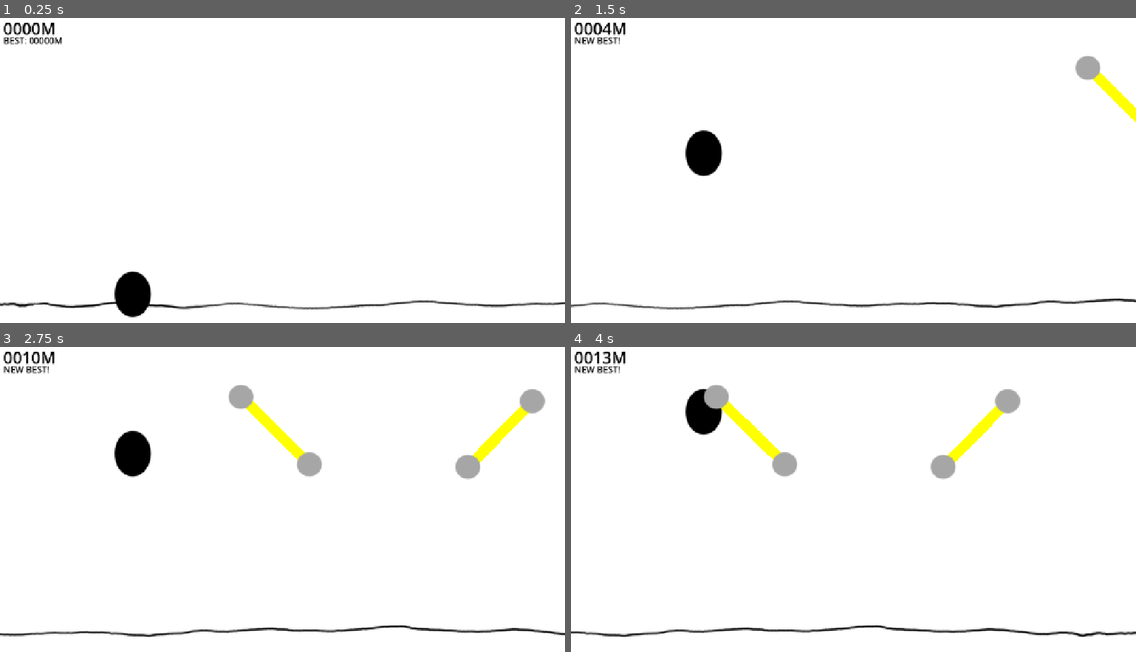
Above: before the commit, frames 1-4 (two rows, left to right).
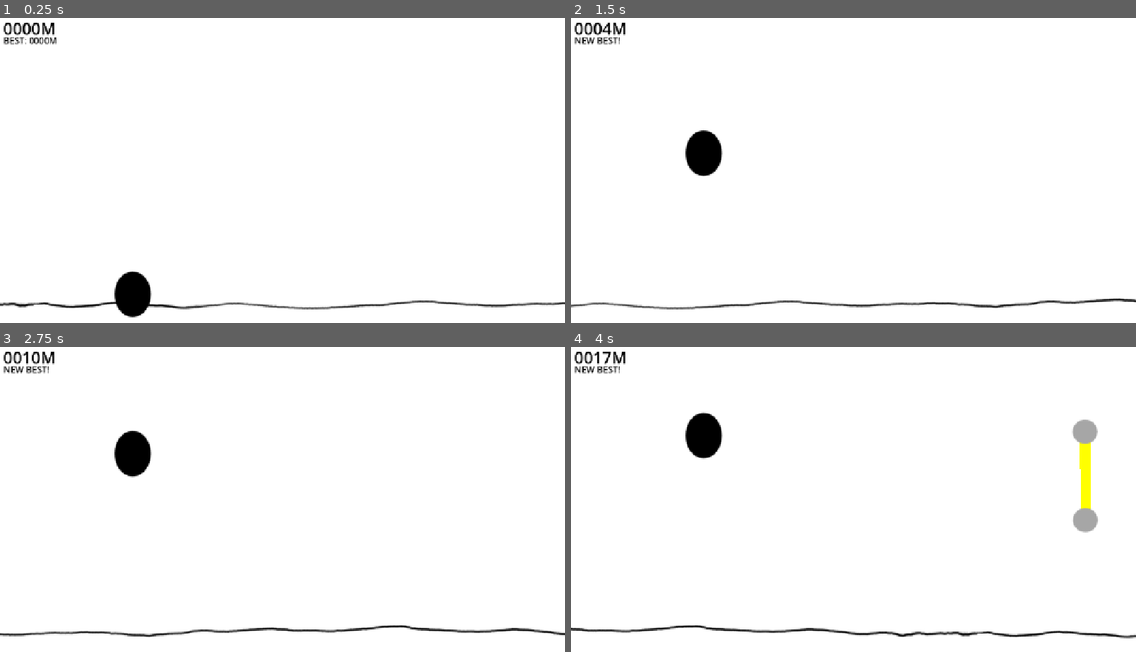
Above: after the commit, the same moments.

Repository: snowfrogdev/jetpack-joyride-clone
Game: Godot game, scene res://main.tscn
The game is run twice, just before and just after one commit, with the same random seed, the same clock (stepped at 60 frames per second) and the same inputs.
Inputs:
- Up to frame 1 (0.25 s): no input
- Up to frame 2 (1.5 s): tap Enter (ui_accept) at 0.5, 0.77 s; hold Space (Boost) 0.53-1.28 s; tap Space (Boost) at 1.35 s
- Up to frame 3 (2.75 s): tap Enter (ui_accept) at 1.52 s; hold Space (Boost) from 2.03 s (still down)
- Up to frame 4 (4 s): release Space (Boost) at 2.78 s; tap Space (Boost) at 2.85 s; tap Enter (ui_accept) at 3.02, 3.77 s; hold Space (Boost) from 3.53 s (still down)

The runs differ from the first frame. In frame 1, less than 0.1% of the frame differs, in the area x 8-11%, y 6-9%; in frame 2, 0.6%; in frame 3, 2.0%; in frame 4, 5.6%, in the area x 0-100%, y 1-96%.

Commit message:
Refactor segment data and scene files; update difficulty range and add base segment structure

Diff:
--- a/distance_container.gd
+++ b/distance_container.gd
@@ -18,7 +18,7 @@
     current_label.text = "%04dM" % distance
 
 func _on_best_distance_changed(best: int) -> void:
-    best_label.text = "BEST: %05dM" % best
+    best_label.text = "BEST: %04dM" % best
 
 func _on_best_distance_surpassed() -> void:
     best_label.text = "NEW BEST!"
--- a/main.tscn
+++ b/main.tscn
@@ -13,7 +13,8 @@
 [ext_resource type="Script" uid="uid://csgql76sts8g3" path="res://segments/segment_manager.gd" id="6_7mycd"]
 [ext_resource type="Script" uid="uid://cglocerhnoy71" path="res://states/game_over.gd" id="6_yaehf"]
 [ext_resource type="Script" uid="uid://br5us4obed0iq" path="res://segments/segment_data.gd" id="7_5vw27"]
-[ext_resource type="Resource" uid="uid://cp5pxscj5s8by" path="res://segments/segment_01_data.tres" id="8_kek77"]
+[ext_resource type="Resource" uid="uid://cp5pxscj5s8by" path="res://segments/segment_00_data.tres" id="8_kek77"]
+[ext_resource type="Resource" uid="uid://dbvvugvcvpset" path="res://segments/segment_01_data.tres" id="10_2cqfq"]
 [ext_resource type="Script" uid="uid://brtwg7tjkqk4k" path="res://distance_container.gd" id="15_vivmo"]
 
 [sub_resource type="CapsuleShape2D" id="CapsuleShape2D_lquwl"]
@@ -91,7 +92,7 @@
 
 [node name="SegmentManager" type="Node2D" parent="Game"]
 script = ExtResource("6_7mycd")
-segments = Array[ExtResource("7_5vw27")]([ExtResource("8_kek77")])
+segments = Array[ExtResource("7_5vw27")]([ExtResource("8_kek77"), ExtResource("10_2cqfq")])
 metadata/_edit_lock_ = true
 
 [node name="StateMachine" type="Node" parent="." node_paths=PackedStringArray("initial_state")]
--- /dev/null
+++ b/segments/base_segment.gd
@@ -0,0 +1 @@
+class_name BaseSegment extends Node2D
--- /dev/null
+++ b/segments/base_segment.tscn
@@ -0,0 +1,33 @@
+[gd_scene load_steps=4 format=3 uid="uid://cypn3paix6woh"]
+
+[ext_resource type="Script" uid="uid://b1nx37lp1nps4" path="res://segments/base_segment.gd" id="1_fktru"]
+[ext_resource type="PackedScene" uid="uid://bofack50w2ncn" path="res://hazards/sun_core_relays.tscn" id="2_5lci2"]
+
+[sub_resource type="RectangleShape2D" id="RectangleShape2D_jpvwc"]
+size = Vector2(208.501, 24)
+
+[node name="BaseSegment" type="Node2D"]
+script = ExtResource("1_fktru")
+metadata/_edit_horizontal_guides_ = [720.0]
+
+[node name="EndMarker" type="Marker2D" parent="."]
+position = Vector2(1280, 325)
+gizmo_extents = 55.0
+
+[node name="SunCoreRelays" parent="." instance=ExtResource("2_5lci2")]
+position = Vector2(1043.75, 389.25)
+
+[node name="Beam" parent="SunCoreRelays" index="0"]
+points = PackedVector2Array(-0.25, 104.25, 0.25, -104.25)
+
+[node name="StartNode" parent="SunCoreRelays" index="1"]
+position = Vector2(-0.25, 104.25)
+
+[node name="EndNode" parent="SunCoreRelays" index="2"]
+position = Vector2(0.25, -104.25)
+
+[node name="CollisionShape2D" parent="SunCoreRelays/Collider" index="0"]
+rotation = -1.5684
+shape = SubResource("RectangleShape2D_jpvwc")
+
+[editable path="SunCoreRelays"]
--- /dev/null
+++ b/segments/segment_00.tscn
@@ -0,0 +1,29 @@
+[gd_scene load_steps=3 format=3 uid="uid://8qxgetyqsglm"]
+
+[ext_resource type="PackedScene" uid="uid://cypn3paix6woh" path="res://segments/base_segment.tscn" id="1_lpegg"]
+
+[sub_resource type="RectangleShape2D" id="RectangleShape2D_lpegg"]
+size = Vector2(200.625, 24)
+
+[node name="Segment00" instance=ExtResource("1_lpegg")]
+
+[node name="EndMarker" parent="." index="0"]
+position = Vector2(4779, 344)
+
+[node name="SunCoreRelays" parent="." index="1"]
+position = Vector2(3737.94, 398.313)
+
+[node name="Beam" parent="SunCoreRelays" index="0"]
+points = PackedVector2Array(-0.0625, 100.313, 0.0625, -100.313)
+
+[node name="StartNode" parent="SunCoreRelays" index="1"]
+position = Vector2(-0.0625, 100.313)
+
+[node name="EndNode" parent="SunCoreRelays" index="2"]
+position = Vector2(0.0625, -100.313)
+
+[node name="CollisionShape2D" parent="SunCoreRelays/Collider" index="0"]
+rotation = -1.57017
+shape = SubResource("RectangleShape2D_lpegg")
+
+[editable path="SunCoreRelays"]
--- /dev/null
+++ b/segments/segment_00_data.tres
@@ -0,0 +1,10 @@
+[gd_resource type="Resource" script_class="SegmentData" load_steps=3 format=3 uid="uid://cp5pxscj5s8by"]
+
+[ext_resource type="Script" uid="uid://br5us4obed0iq" path="res://segments/segment_data.gd" id="1_li5un"]
+[ext_resource type="PackedScene" uid="uid://8qxgetyqsglm" path="res://segments/segment_00.tscn" id="2_lvdcq"]
+
+[resource]
+script = ExtResource("1_li5un")
+segment_scene = ExtResource("2_lvdcq")
+difficulty = 0.0
+metadata/_custom_type_script = "uid://br5us4obed0iq"
--- a/segments/segment_01.tscn
+++ b/segments/segment_01.tscn
@@ -1,71 +1,70 @@
-[gd_scene load_steps=5 format=3 uid="uid://i6vmtuqvh0wg"]
+[gd_scene load_steps=6 format=3 uid="uid://d3nhndo0ehdml"]
 
-[ext_resource type="PackedScene" uid="uid://bofack50w2ncn" path="res://hazards/sun_core_relays.tscn" id="1_odgxk"]
-
-[sub_resource type="RectangleShape2D" id="RectangleShape2D_odgxk"]
-size = Vector2(217.793, 24)
-
-[sub_resource type="RectangleShape2D" id="RectangleShape2D_8xfd5"]
-size = Vector2(208.607, 24)
+[ext_resource type="PackedScene" uid="uid://cypn3paix6woh" path="res://segments/base_segment.tscn" id="1_odgxk"]
+[ext_resource type="PackedScene" uid="uid://bofack50w2ncn" path="res://hazards/sun_core_relays.tscn" id="2_8xfd5"]
 
 [sub_resource type="RectangleShape2D" id="RectangleShape2D_1q7se"]
-size = Vector2(208.243, 24)
+size = Vector2(200.251, 24)
 
-[node name="Segment01" type="Node2D"]
-metadata/_edit_horizontal_guides_ = [720.0]
+[sub_resource type="RectangleShape2D" id="RectangleShape2D_0utlg"]
+size = Vector2(200.251, 24)
 
-[node name="EndMarker" type="Marker2D" parent="."]
-position = Vector2(1504, 354)
-gizmo_extents = 55.0
+[sub_resource type="RectangleShape2D" id="RectangleShape2D_g8aq3"]
+size = Vector2(142.125, 24)
 
-[node name="SunCoreRelays" parent="." instance=ExtResource("1_odgxk")]
-position = Vector2(235.5, 190.5)
+[node name="BaseSegment" instance=ExtResource("1_odgxk")]
+
+[node name="EndMarker" parent="." index="0"]
+position = Vector2(4121, 337)
+
+[node name="SunCoreRelays" parent="." index="1"]
+position = Vector2(1402, 293)
 
 [node name="Beam" parent="SunCoreRelays" index="0"]
-points = PackedVector2Array(-77.5, -76.5, 77.5, 76.5)
+points = PackedVector2Array(0.375, 100.125, -0.375, -100.125)
 
 [node name="StartNode" parent="SunCoreRelays" index="1"]
-position = Vector2(-77.5, -76.5)
+position = Vector2(0.375, 100.125)
 
 [node name="EndNode" parent="SunCoreRelays" index="2"]
-position = Vector2(77.5, 76.5)
+position = Vector2(-0.375, -100.125)
 
 [node name="CollisionShape2D" parent="SunCoreRelays/Collider" index="0"]
-rotation = 0.778905
-shape = SubResource("RectangleShape2D_odgxk")
+rotation = -1.57454
+shape = SubResource("RectangleShape2D_1q7se")
 
-[node name="SunCoreRelays2" parent="." instance=ExtResource("1_odgxk")]
-position = Vector2(745, 198)
+[node name="SunCoreRelays3" parent="." index="2" instance=ExtResource("2_8xfd5")]
+position = Vector2(3356, 567)
+
+[node name="Beam" parent="SunCoreRelays3" index="0"]
+points = PackedVector2Array(0.375, 100.125, -0.375, -100.125)
+
+[node name="StartNode" parent="SunCoreRelays3" index="1"]
+position = Vector2(0.375, 100.125)
+
+[node name="EndNode" parent="SunCoreRelays3" index="2"]
+position = Vector2(-0.375, -100.125)
+
+[node name="CollisionShape2D" parent="SunCoreRelays3/Collider" index="0"]
+rotation = -1.57454
+shape = SubResource("RectangleShape2D_0utlg")
+
+[node name="SunCoreRelays2" parent="." index="3" instance=ExtResource("2_8xfd5")]
+position = Vector2(2343, 566)
 
 [node name="Beam" parent="SunCoreRelays2" index="0"]
-points = PackedVector2Array(-73, 74.5, 73, -74.5)
+points = PackedVector2Array(0.1875, 71.0625, -0.1875, -71.0625)
 
 [node name="StartNode" parent="SunCoreRelays2" index="1"]
-position = Vector2(-73, 74.5)
+position = Vector2(0.1875, 71.0625)
 
 [node name="EndNode" parent="SunCoreRelays2" index="2"]
-position = Vector2(73, -74.5)
+position = Vector2(-0.1875, -71.0625)
 
 [node name="CollisionShape2D" parent="SunCoreRelays2/Collider" index="0"]
-rotation = -0.795567
-shape = SubResource("RectangleShape2D_8xfd5")
-
-[node name="SunCoreRelays3" parent="." instance=ExtResource("1_odgxk")]
-position = Vector2(1305.5, 557.75)
-
-[node name="Beam" parent="SunCoreRelays3" index="0"]
-points = PackedVector2Array(-73.5, 73.75, 73.5, -73.75)
-
-[node name="StartNode" parent="SunCoreRelays3" index="1"]
-position = Vector2(-73.5, 73.75)
-
-[node name="EndNode" parent="SunCoreRelays3" index="2"]
-position = Vector2(73.5, -73.75)
-
-[node name="CollisionShape2D" parent="SunCoreRelays3/Collider" index="0"]
-rotation = -0.787096
-shape = SubResource("RectangleShape2D_1q7se")
+rotation = -1.57343
+shape = SubResource("RectangleShape2D_g8aq3")
 
 [editable path="SunCoreRelays"]
+[editable path="SunCoreRelays3"]
 [editable path="SunCoreRelays2"]
-[editable path="SunCoreRelays3"]
--- a/segments/segment_data.gd
+++ b/segments/segment_data.gd
@@ -2,4 +2,4 @@
 class_name SegmentData extends Resource
 
 @export var segment_scene: PackedScene
-@export_range(0.1, 10.0, 0.1) var difficulty: float = 1.0
+@export_range(0.0, 10.0, 0.1) var difficulty: float = 1.0
Not shown: 1 places in main.tscn that only renumber resources
Not shown, added: segments/base_segment.gd.uid
Not shown: 1 places in segments/segment_01_data.tres that only renumber resources
